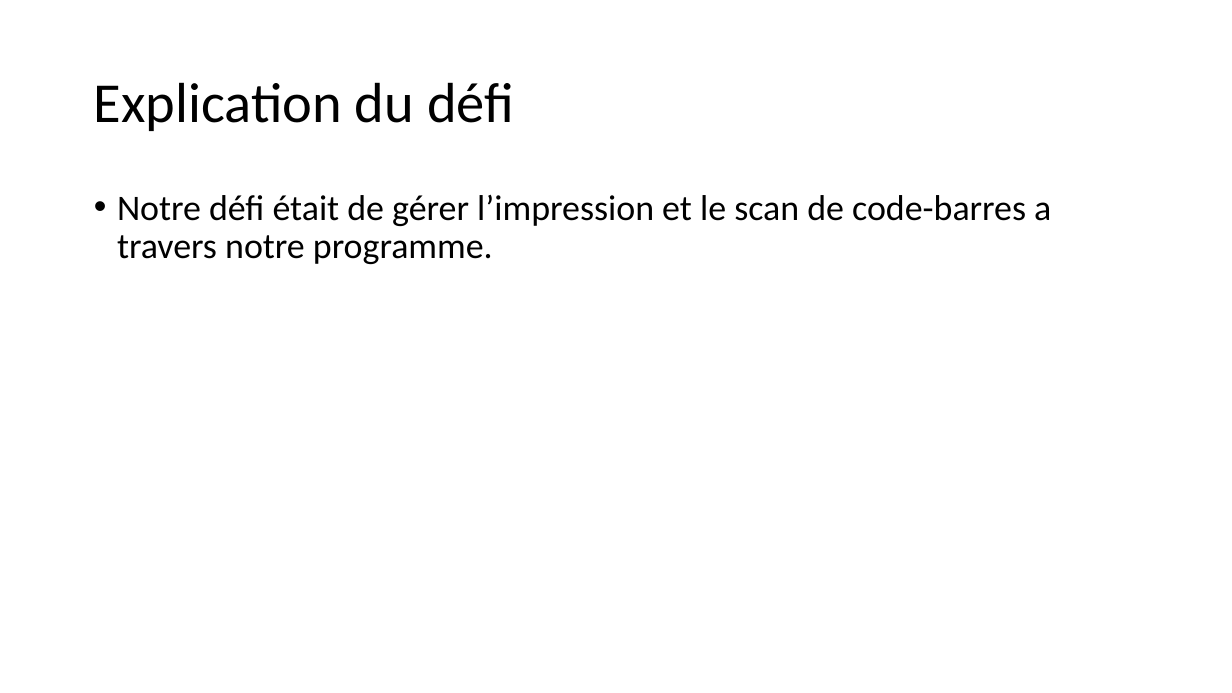
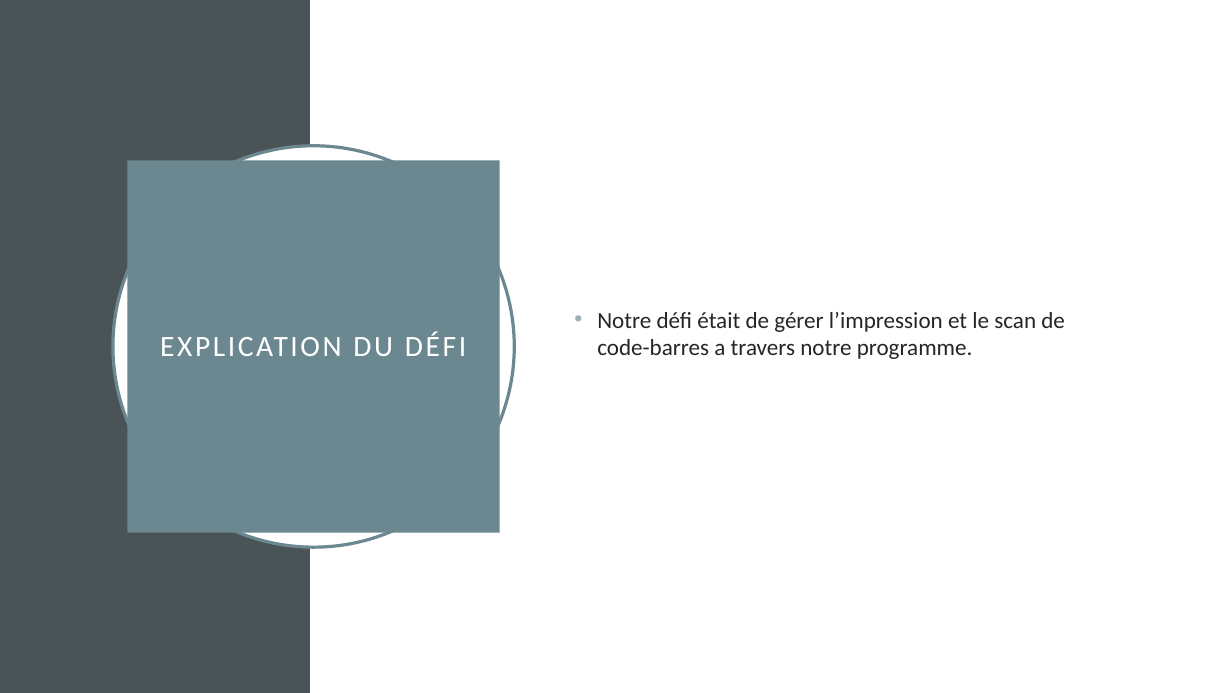
Before and after one commit to 1732956/ESP, a slide deck: slide 2 of Presentations/Défi ESP.pptx. Drawn at 1232x693 pixels with LibreOffice and Linux fonts; fonts in the diff are those of the drawing. Boxes give left, top, right and bottom in pixels: in the first picture for what was removed or moved away, otherwise in the second. Text is boxed around its words. In the diff, an @@ line names an element or a change of style, - is before the commit and + after.

```diff
--- a/Presentations/Défi ESP.pptx
+++ b/Presentations/Défi ESP.pptx
@@ rectangle added at (0,0,311,693), fill #4A5356 @@
@@ rectangle added at (311,0,1232,693), fill #FFFFFF @@
@@ ellipse added at (113,146,514,547), fill #FFFFFF, outline #6B8891 2.5 pt @@
@@ text "Notre défi était de gérer ...": place and size @@
-text "Notre défi était de gérer ..." at (117,194,1051,264)
+text "Notre défi était de gérer ..." at (597,312,1065,359)
@@ text "Notre défi était de gérer ..." at (597,312,1065,359): size 28 to 18 pt, text colour #000000 to #262626; line spacing 0.9 to 1; vertical alignment top to middle @@
@@ title "EXPLICATION DU DÉFI": place and size @@
-title "EXPLICATION DU DÉFI" at (94,82,514,131)
+title "EXPLICATION DU DÉFI" at (128,161,500,533)
@@ title "EXPLICATION DU DÉFI" at (128,161,500,533): fill none to #6B8891 @@
@@ title at (160,331,466,356): text changed; size 44 to 23 pt; text colour #000000 to #FFFFFF @@
-Explication du défi
+EXPLICATION DU DÉFI
```
Also in this commit, not shown: 7 other slides changed, 1 other file.
